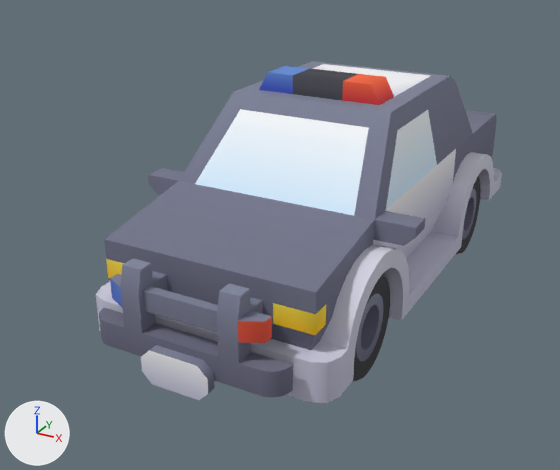
One commit to the glTF model assets-src/raw/car-police.glb: the scene before it, then after it.
Both versions are drawn from a camera (50 mm lens) standing at (1.76, -3.81, 2.17) and looking at (-0.18, -0.28, 0.41). Lighting does not change. The marker at lower left points along +X, +Y and +Z. The first picture is the older version. Where no turn or scale is listed for an object, it has been applied to the vertices. Vertices at exactly the same position are counted once.

Script lines for the objects in view, before the commit:
```python
me_body = bpy.data.meshes.new('body')
me_body.from_pydata(...)  # 444 vertices, 736 faces; spans x -0.75..0.75, y -1.38..1.52, z 0.0..1.1
me_body.materials.append(mat_colormap)
me_grill = bpy.data.meshes.new('grill')
me_grill.from_pydata(...)  # 122 vertices, 240 faces; spans x -0.5..0.5, y -0.1..0.15, z -0.087..0.426
me_grill.materials.append(mat_colormap)
me_wheel_back_left = bpy.data.meshes.new('wheel-back-left')
me_wheel_back_left.from_pydata(...)  # 216 vertices, 332 faces; spans x 0.0..0.3, y -0.3..0.3, z -0.3..0.3
me_wheel_back_left.materials.append(mat_colormap)
me_wheel_back_right = bpy.data.meshes.new('wheel-back-right')
me_wheel_back_right.from_pydata(...)  # 216 vertices, 332 faces; spans x -0.3..0.0, y -0.3..0.3, z -0.3..0.3
me_wheel_back_right.materials.append(mat_colormap)
ob_body = bpy.data.objects.new('body', me_body)
ob_body.location = (0.0, 0.025, 0.2)
ob_grill = bpy.data.objects.new('grill', me_grill)
ob_grill.location = (0.0, -1.45, 0.274)
ob_wheel_back_left = bpy.data.objects.new('wheel-back-left', me_wheel_back_left)
ob_wheel_back_left.location = (0.3, 0.81, 0.3)
ob_wheel_back_right = bpy.data.objects.new('wheel-back-right', me_wheel_back_right)
ob_wheel_back_right.location = (-0.3, 0.81, 0.3)
ob_wheel_front_left = bpy.data.objects.new('wheel-front-left', me_wheel_back_left)
ob_wheel_front_left.location = (0.3, -0.81, 0.3)
ob_wheel_front_right = bpy.data.objects.new('wheel-front-right', me_wheel_back_right)
ob_wheel_front_right.location = (-0.3, -0.81, 0.3)
```
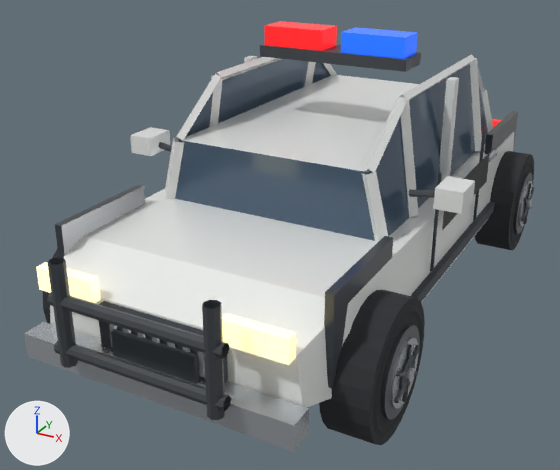
What differs and where, as boxes [x1, y1, x2, y2] in the pictures (560 x 470 px):
'body-detail', added: after [24, 21, 518, 452]
    faces in mat_car_paint_white (white #f1f3f1): [50, 54, 514, 408]
    faces in mat_car_glass (dark blue #4d6176): [175, 59, 488, 241]
    faces in mat_car_dark_metal (dark grey #4d5257): [47, 44, 435, 420]
    faces in mat_car_metal (light grey #c4cad0): [24, 150, 497, 452]
    faces in mat_car_paint_black (dark blue #2c353c): [55, 110, 518, 388]
'body', no longer drawn: before [96, 61, 502, 403]
'grill', deleted: before [99, 258, 293, 400]
'wheel-front-right', moved (not visible before): after [319, 290, 425, 445]
'wheel-back-right', moved (not visible before): after [475, 151, 534, 250]
'wheel-front-left', reshaped, moved (mostly hidden afterwards): before [353, 275, 390, 381]; after [43, 248, 59, 324]
'wheel-back-left', moved (not visible afterwards): before [456, 177, 481, 254]
part 1 of me_wheel_back_left, rebuilt (mostly hidden): before [353, 177, 481, 381]; after [43, 248, 59, 324]
part 2 of me_wheel_back_left, deleted: before [361, 197, 474, 350]
part 3 of me_wheel_back_left, deleted: before [356, 189, 476, 361]

Patch to the scene script:
```diff
--- a/assets-src/raw/car-police.glb.py
+++ b/assets-src/raw/car-police.glb.py
@@ me_wheel_back_left @@
-me_wheel_back_left.from_pydata(...)  # 216 vertices, 332 faces; spans x 0.0..0.3, y -0.3..0.3, z -0.3..0.3
-me_wheel_back_left.materials.append(mat_colormap)
+me_wheel_back_left.from_pydata(...)  # 472 vertices, 828 faces; spans x -0.169..0.11, y -0.32..0.32, z -0.32..0.32
+# me_wheel_back_left part 1: the loose piece of 120 vertices spanning x 0.0..0.3, y -0.3..0.3, z -0.3..0.3 is rebuilt with 52 vertices and now spans x -0.11..0.11, y -0.32..0.32, z -0.32..0.32, in mat_car_rubber (dark grey #2c2f32)
+# me_wheel_back_left part 2: the loose piece of 48 vertices spanning x 0.2..0.3, y -0.11..0.11, z -0.11..0.11 is deleted
+# me_wheel_back_left part 3: the loose piece of 48 vertices spanning x 0.3, y -0.165..0.165, z -0.165..0.165 is deleted
+# other edits to the shape of me_wheel_back_left do not show in these pictures
+me_wheel_back_left.materials.append(mat_car_rubber)  # dark grey #2c2f32
+me_wheel_back_left.materials.append(mat_car_dark_metal)  # dark grey #4d5257
+me_wheel_back_left.materials.append(mat_car_metal)  # light grey #c4cad0
+me_wheel_back_left.materials.append(mat_car_trim)  # dark grey #353c42
@@ ob_wheel_back_left @@
 ob_wheel_back_left = bpy.data.objects.new('wheel-back-left', me_wheel_back_left)
+ob_wheel_back_left.parent = ob_body
 ob_wheel_back_left.location = (0.3, 0.81, 0.3)
@@ ob_wheel_front_left @@
 ob_wheel_front_left = bpy.data.objects.new('wheel-front-left', me_wheel_back_left)
-ob_wheel_front_left.location = (0.3, -0.81, 0.3)
+ob_wheel_front_left.parent = ob_body
+ob_wheel_front_left.location = (-0.75, -1.12, 0.32)
@@ ob_wheel_back_right @@
 ob_wheel_back_right = bpy.data.objects.new('wheel-back-right', me_wheel_back_right)
-ob_wheel_back_right.location = (-0.3, 0.81, 0.3)
+ob_wheel_back_right.location = (0.75, 1.12, 0.32)
@@ ob_body @@
-ob_body = bpy.data.objects.new('body', me_body)
-ob_body.location = (0.0, 0.025, 0.2)
+ob_body = bpy.data.objects.new('body', None)
+ob_body.location = (0.0, 0.0, 0.0)
@@ ob_grill @@
-ob_grill = bpy.data.objects.new('grill', me_grill)
@@ ob_wheel_front_right @@
 ob_wheel_front_right = bpy.data.objects.new('wheel-front-right', me_wheel_back_right)
-ob_wheel_front_right.location = (-0.3, -0.81, 0.3)
+ob_wheel_front_right.parent = ob_body
+ob_wheel_front_right.location = (0.75, -1.12, 0.32)
@@ ob_body_detail @@
+ob_body_detail = bpy.data.objects.new('body-detail', me_body_detail)  # 578 vertices, 774 faces; spans x -0.93..0.93, y -1.82..1.79, z 0.2..1.51; in mat_car_paint_white (white #f1f3f1), mat_car_glass (dark blue #4d6176), mat_car_trim (dark grey #353c42), mat_car_metal (light grey #c4cad0), mat_car_paint_black (dark blue #2c353c), mat_car_headlight (beige #fff5d3, glowing beige #ffeaad), mat_car_taillight (red #d3241d, glowing red #e71910), mat_car_dark_metal (dark grey #4d5257), mat_car_paint (white #f1f3f1), mat_police_red (red #e72127, glowing red #e71919), mat_police_blue (blue #2161ed, glowing blue #1959e7), mat_label_police (picture img_image_0)
+ob_body_detail.location = (0.0, 0.0, 0.0)
```
